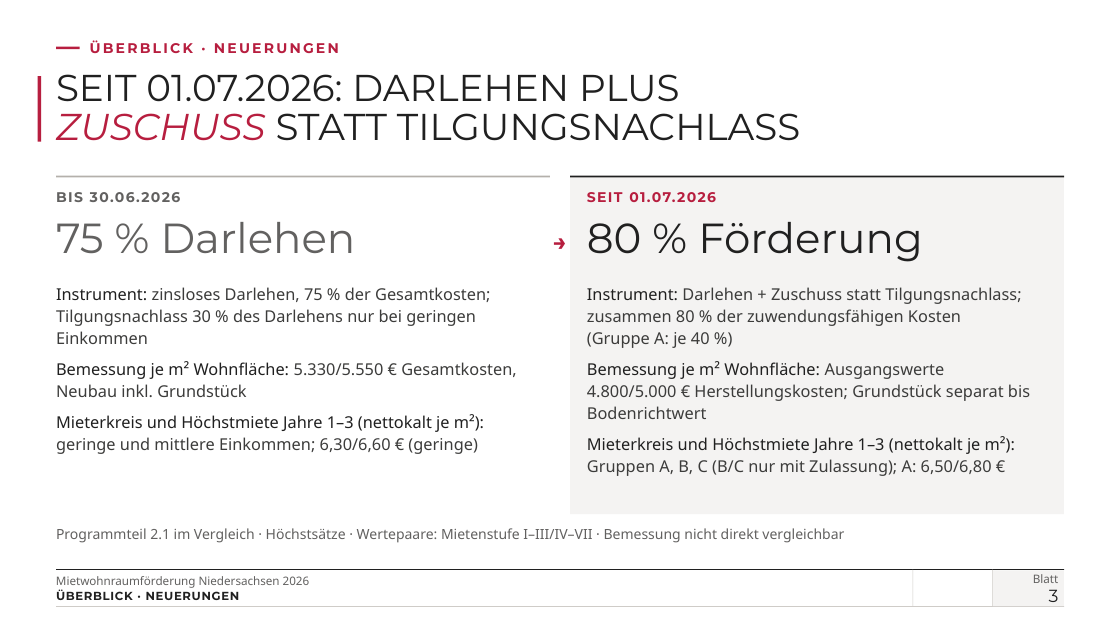
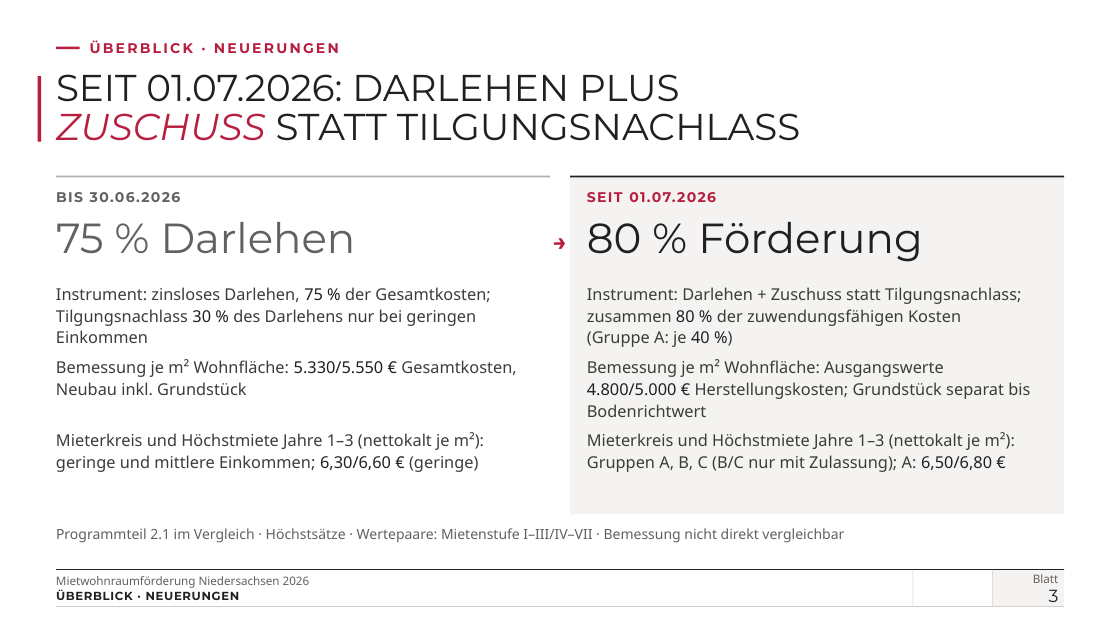
Before and after one commit to vgedaschko/NBank, a slide deck: slide 3 of praesentation/dist/PGN-Mietwohnraumfoerderung-Niedersachsen-2026-Vortrag.pptx. Drawn at 1120x630 pixels with LibreOffice and Linux fonts; fonts in the diff are those of the drawing; background and template pictures are left out. Boxes give left, top, right and bottom in pixels: in the first picture for what was removed or moved away, otherwise in the second. Text is boxed around its words. In the diff, an @@ line names an element or a change of style, - is before the commit and + after.

```diff
--- a/praesentation/dist/PGN-Mietwohnraumfoerderung-Niedersachsen-2026-Vortrag.pptx
+++ b/praesentation/dist/PGN-Mietwohnraumfoerderung-Niedersachsen-2026-Vortrag.pptx
@@ text removed at (56,287,516,454) @@
-Instrument: zinsloses Darlehen, 75 % der Gesamtkosten; Tilgungsnachlass 30 % des Darlehens nur bei geringen Einkommen
-Bemessung je m² Wohnfläche: 5.330/5.550 € Gesamtkosten, Neubau inkl. Grundstück
-Mieterkreis und Höchstmiete Jahre 1–3 (nettokalt je m²): geringe und mittlere Einkommen; 6,30/6,60 € (geringe)
@@ text added at (56,287,490,343), 14 pt, text #3C3C3B @@
+Instrument: zinsloses Darlehen, 75 % der Gesamtkosten; Tilgungsnachlass 30 % des Darlehens nur bei geringen Einkommen
@@ text removed at (587,287,1030,476) @@
-Instrument: Darlehen + Zuschuss statt Tilgungsnachlass; zusammen 80 % der zuwendungsfähigen Kosten (Gruppe A: je 40 %)
-Bemessung je m² Wohnfläche: Ausgangswerte 4.800/5.000 € Herstellungskosten; Grundstück separat bis Bodenrichtwert
-Mieterkreis und Höchstmiete Jahre 1–3 (nettokalt je m²): Gruppen A, B, C (B/C nur mit Zulassung); A: 6,50/6,80 €
@@ text added at (587,287,1021,347), 14 pt, text #3C3C3B @@
+Instrument: Darlehen + Zuschuss statt Tilgungsnachlass; zusammen 80 % der zuwendungsfähigen Kosten (Gruppe A: je 40 %)
@@ text added at (56,359,516,395), 14 pt, text #3C3C3B @@
+Bemessung je m² Wohnfläche: 5.330/5.550 € Gesamtkosten, Neubau inkl. Grundstück
@@ text added at (587,359,1030,417), 14 pt, text #3C3C3B @@
+Bemessung je m² Wohnfläche: Ausgangswerte 4.800/5.000 € Herstellungskosten; Grundstück separat bis Bodenrichtwert
@@ text added at (56,432,484,472), 14 pt, text #3C3C3B @@
+Mieterkreis und Höchstmiete Jahre 1–3 (nettokalt je m²): geringe und mittlere Einkommen; 6,30/6,60 € (geringe)
@@ text added at (587,432,1015,472), 14 pt, text #3C3C3B @@
+Mieterkreis und Höchstmiete Jahre 1–3 (nettokalt je m²): Gruppen A, B, C (B/C nur mit Zulassung); A: 6,50/6,80 €
```
Also in this commit, not shown: 24 other slides changed, 43 other files.
